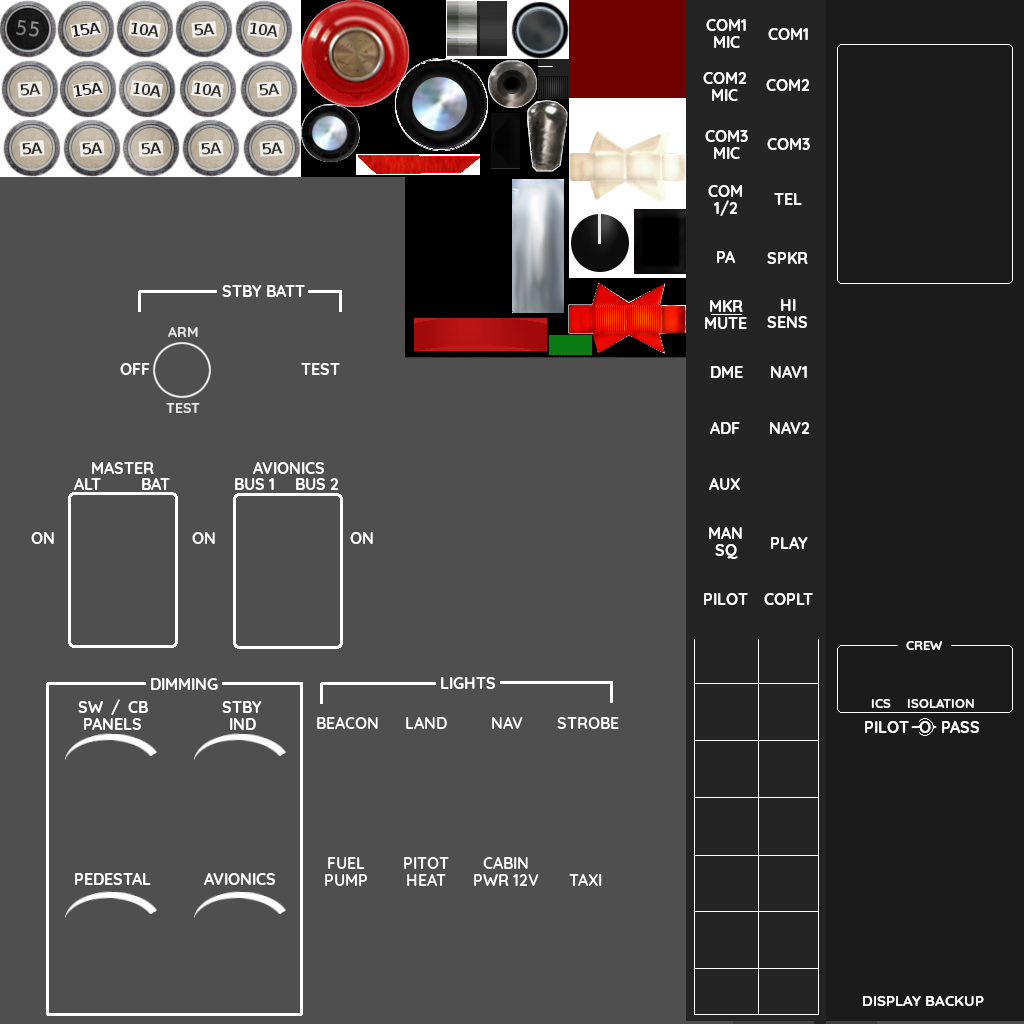
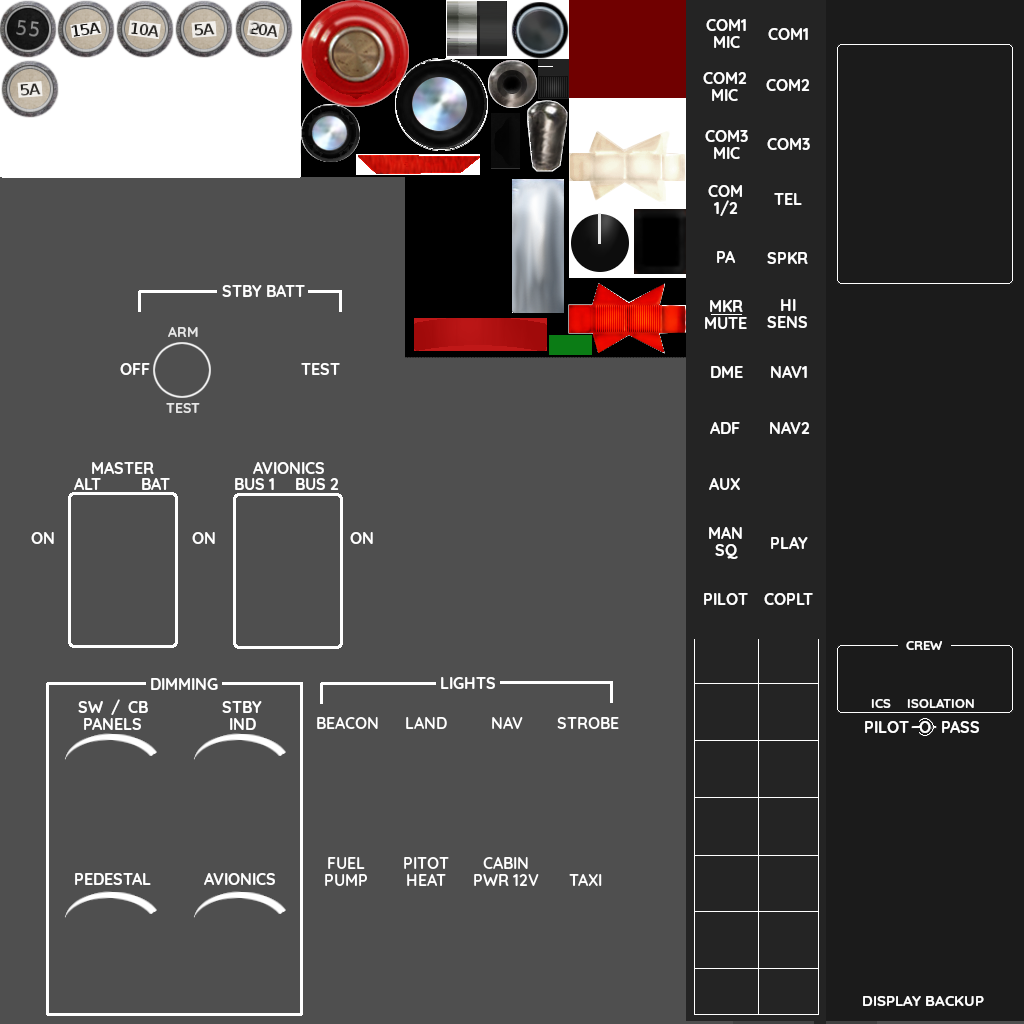
Layer changes from the first 1024x1024 image to the second:
painted on "panel-parts-fg1000.png" over box(2, 20, 300, 178)
